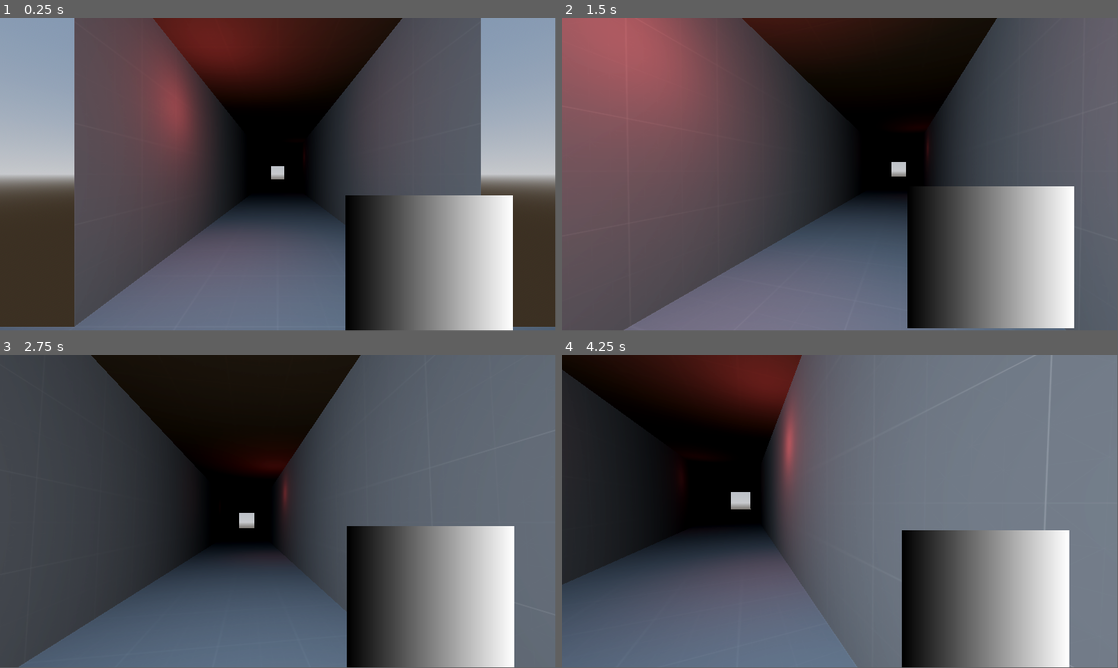
Above: before the commit, frames 1-4 (two rows, left to right).
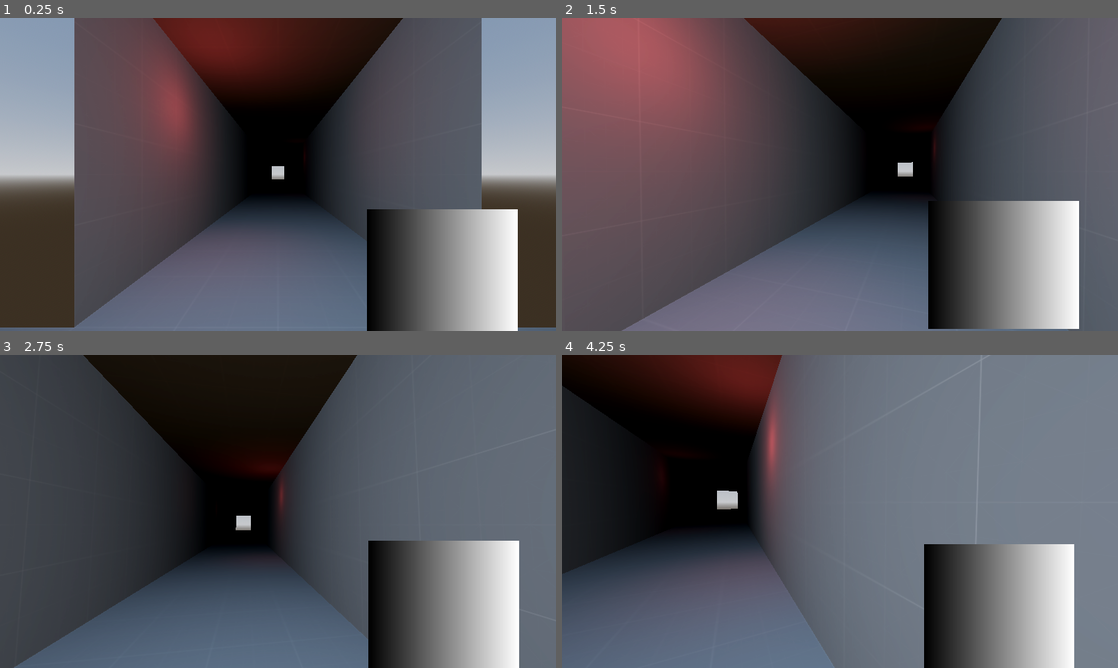
Above: after the commit, the same moments.

Repository: Bigaston/LDJam55
Game: Godot game, scene res://scenes/game/level.tscn
Two runs of this game, one before a commit and one after it. Both use one fixed random seed, a clock stepped at 60 frames per second and the inputs below.
Inputs (mouse positions are in pixels of both pictures, inside the frame that each line leads up to):
- Up to frame 1 (0.25 s): no input
- Up to frame 2 (1.5 s): tap Enter at 0.5 s; move the mouse to (867, 171) at 0.52 s; hold W (move_forward) from 0.53 s (still down); tap Space (use_spell) at 0.6, 1.35 s; move the mouse to (812, 174) at 1.27 s
- Up to frame 3 (2.75 s): keep holding W (move_forward); move the mouse to (289, 505) at 2.02 s; tap Space (use_spell) at 2.1 s
- Up to frame 4 (4.25 s): keep holding W (move_forward); move the mouse to (834, 514) at 2.77 s; tap Space (use_spell) at 2.85, 3.6 s; move the mouse to (878, 514) at 3.52 s
The window is 799x449 before the commit and 800x450 after it. Grey fills any space a smaller window leaves; there, only what the larger window draws over its background counts as a difference.

The runs differ from the first frame. In frame 1, 6.9% of the frame differs, in the area x 0-100%, y 0-100%; in frame 2, 7.9%; in frame 3, 7.8%; in frame 4, 11%, in the area x 0-93%, y 0-100%.

Commit message:
Monster Family Linker

Diff:
--- a/objects/Monster.gd
+++ b/objects/Monster.gd
@@ -2,5 +2,8 @@
 
 @export var monster_speed: float = 1
 
+#func _ready():
+
+
 func _process(delta: float) -> void:
 	position.z -= monster_speed * delta
--- a/project.godot
+++ b/project.godot
@@ -20,6 +20,11 @@
 
 Global="*res://scripts/autoload/global.gd"
 CustomTypes="*res://scripts/autoload/custom_types.gd"
+
+[display]
+
+window/size/viewport_width=1280
+window/size/viewport_height=720
 
 [file_customization]
 
--- /dev/null
+++ b/resources/content/MonsterResourceLinker.tres
@@ -0,0 +1,56 @@
+[gd_resource type="Resource" script_class="MonsterResourceLinker" load_steps=23 format=3 uid="uid://b76s8hrfrycs1"]
+
+[ext_resource type="Script" path="res://scripts/custom_resources/monsters/MonsterResourceLinker.gd" id="1_5p0ke"]
+[ext_resource type="Texture2D" uid="uid://bxtsr11lhvl31" path="res://resources/textures/monsters/placeholders/BansheeArm_muscle.png" id="1_qr3nv"]
+[ext_resource type="Script" path="res://scripts/custom_resources/monsters/FamilyLinker.gd" id="1_y7r5o"]
+[ext_resource type="Texture2D" uid="uid://j362a04ut3cx" path="res://resources/textures/monsters/placeholders/BansheeHead_muscle.png" id="2_jatcs"]
+[ext_resource type="Texture2D" uid="uid://c2ugmfvhnjdut" path="res://resources/textures/monsters/placeholders/BansheeLegs_muscle.png" id="3_g00it"]
+[ext_resource type="Texture2D" uid="uid://bopcnpvxnx27c" path="res://resources/textures/monsters/placeholders/BansheeTorso_muscle.png" id="5_k31vr"]
+[ext_resource type="Texture2D" uid="uid://v8xjmt6e0msa" path="res://resources/textures/monsters/placeholders/ZombieArm_slim.png" id="6_0kxfe"]
+[ext_resource type="Texture2D" uid="uid://bkllakv2cxvo1" path="res://resources/textures/monsters/placeholders/ZombieHead_slim.png" id="7_rd6e7"]
+[ext_resource type="Texture2D" uid="uid://dvwnm5jdlv7ru" path="res://resources/textures/monsters/placeholders/ZombieLegs_slim.png" id="8_nj203"]
+[ext_resource type="Texture2D" uid="uid://bl6d4usy3hqby" path="res://resources/textures/monsters/placeholders/ZombieTorso_slim.png" id="9_gx6hd"]
+[ext_resource type="Texture2D" uid="uid://cthx66qthch57" path="res://resources/textures/monsters/placeholders/SpecterArm_tentacle.png" id="10_8yhyr"]
+[ext_resource type="Texture2D" uid="uid://cwipnq42x7wij" path="res://resources/textures/monsters/placeholders/SpecterHead_tentacle.png" id="11_b17cf"]
+[ext_resource type="Texture2D" uid="uid://dt6n0im5mjyr8" path="res://resources/textures/monsters/placeholders/SpecterLegs_tentacle.png" id="12_dlp14"]
+[ext_resource type="Texture2D" uid="uid://dro0yeabfxi6a" path="res://resources/textures/monsters/placeholders/SpecterTorso_tentacle.png" id="13_5grgm"]
+[ext_resource type="Texture2D" uid="uid://cqm70k81qch5m" path="res://resources/textures/monsters/placeholders/OgreArm_fat.png" id="14_j5wjg"]
+[ext_resource type="Texture2D" uid="uid://drwtpixpbgi63" path="res://resources/textures/monsters/placeholders/OgreHead_fat.png" id="15_w0k8j"]
+[ext_resource type="Texture2D" uid="uid://d1o3m65x42l66" path="res://resources/textures/monsters/placeholders/OgreLegs_fat.png" id="16_gxdvo"]
+[ext_resource type="Texture2D" uid="uid://ddhavlo4l32jj" path="res://resources/textures/monsters/placeholders/OgreTorso_fat.png" id="17_nd0na"]
+
+[sub_resource type="Resource" id="Resource_u2exw"]
+script = ExtResource("1_y7r5o")
+family = 0
+heads = Array[Texture2D]([ExtResource("2_jatcs")])
+torso = Array[Texture2D]([ExtResource("5_k31vr")])
+arms = Array[Texture2D]([ExtResource("1_qr3nv")])
+legs = Array[Texture2D]([ExtResource("3_g00it")])
+
+[sub_resource type="Resource" id="Resource_qwqee"]
+script = ExtResource("1_y7r5o")
+family = 1
+heads = Array[Texture2D]([ExtResource("7_rd6e7")])
+torso = Array[Texture2D]([ExtResource("9_gx6hd")])
+arms = Array[Texture2D]([ExtResource("6_0kxfe")])
+legs = Array[Texture2D]([ExtResource("8_nj203")])
+
+[sub_resource type="Resource" id="Resource_lw8mj"]
+script = ExtResource("1_y7r5o")
+family = 2
+heads = Array[Texture2D]([ExtResource("11_b17cf")])
+torso = Array[Texture2D]([ExtResource("13_5grgm")])
+arms = Array[Texture2D]([ExtResource("10_8yhyr")])
+legs = Array[Texture2D]([ExtResource("12_dlp14")])
+
+[sub_resource type="Resource" id="Resource_ytqt8"]
+script = ExtResource("1_y7r5o")
+family = 3
+heads = Array[Texture2D]([ExtResource("15_w0k8j")])
+torso = Array[Texture2D]([ExtResource("17_nd0na")])
+arms = Array[Texture2D]([ExtResource("14_j5wjg")])
+legs = Array[Texture2D]([ExtResource("16_gxdvo")])
+
+[resource]
+script = ExtResource("1_5p0ke")
+families = Array[ExtResource("1_y7r5o")]([SubResource("Resource_u2exw"), SubResource("Resource_qwqee"), SubResource("Resource_lw8mj"), SubResource("Resource_ytqt8")])
--- a/resources/content/SpellBook.tres
+++ b/resources/content/SpellBook.tres
@@ -1,9 +1,9 @@
 [gd_resource type="Resource" script_class="SpellBook" load_steps=10 format=3 uid="uid://q4cwk244at8e"]
 
-[ext_resource type="Script" path="res://scripts/custom_resources/PartSpecification.gd" id="1_1vwyi"]
-[ext_resource type="Script" path="res://scripts/custom_resources/BasicSpell.gd" id="1_gmhc6"]
-[ext_resource type="Script" path="res://scripts/custom_resources/SpellBook.gd" id="1_p66a6"]
-[ext_resource type="Script" path="res://scripts/custom_resources/FinalSpell.gd" id="2_e5clk"]
+[ext_resource type="Script" path="res://scripts/custom_resources/spells/PartSpecification.gd" id="1_1vwyi"]
+[ext_resource type="Script" path="res://scripts/custom_resources/spells/BasicSpell.gd" id="1_gmhc6"]
+[ext_resource type="Script" path="res://scripts/custom_resources/spells/SpellBook.gd" id="1_p66a6"]
+[ext_resource type="Script" path="res://scripts/custom_resources/spells/FinalSpell.gd" id="2_e5clk"]
 
 [sub_resource type="Resource" id="Resource_wytob"]
 script = ExtResource("1_1vwyi")
--- /dev/null
+++ b/scripts/custom_resources/monsters/FamilyLinker.gd
@@ -0,0 +1,10 @@
+extends Resource
+class_name FamilyLinker
+
+@export var family: CustomTypes.MonsterFamily
+
+@export_category("Parts")
+@export var heads: Array[Texture2D] = []
+@export var torso: Array[Texture2D] = []
+@export var arms: Array[Texture2D] = []
+@export var legs: Array[Texture2D] = []
--- /dev/null
+++ b/scripts/custom_resources/monsters/MonsterResourceLinker.gd
@@ -0,0 +1,4 @@
+extends Resource
+class_name MonsterResourceLinker
+
+@export var families: Array[FamilyLinker] = []
Renamed: scripts/custom_resources/BasicSpell.gd -> scripts/custom_resources/spells/BasicSpell.gd
Renamed: scripts/custom_resources/FinalSpell.gd -> scripts/custom_resources/spells/FinalSpell.gd
Renamed: scripts/custom_resources/PartSpecification.gd -> scripts/custom_resources/spells/PartSpecification.gd
Renamed: scripts/custom_resources/SpellBook.gd -> scripts/custom_resources/spells/SpellBook.gd
